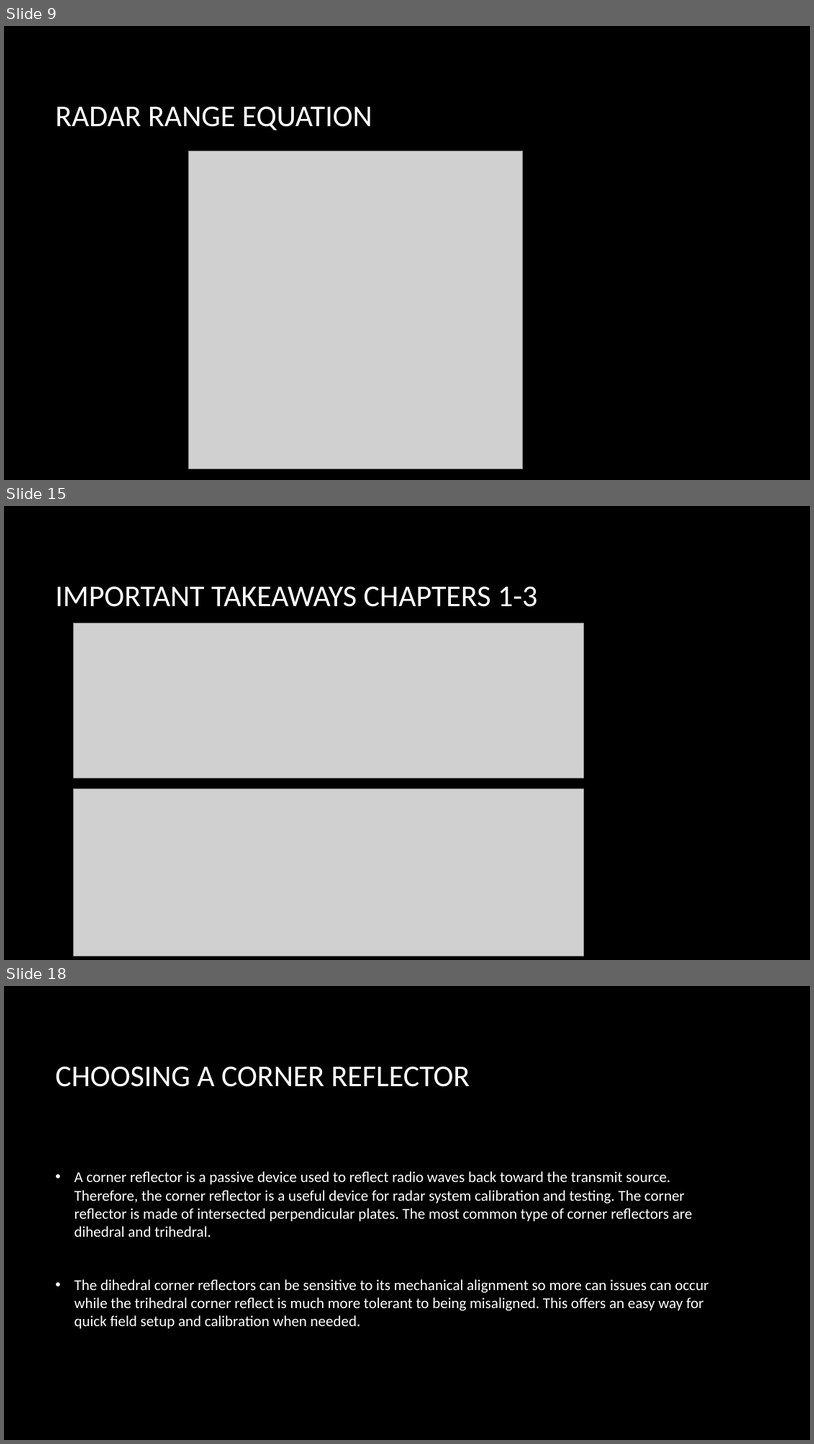
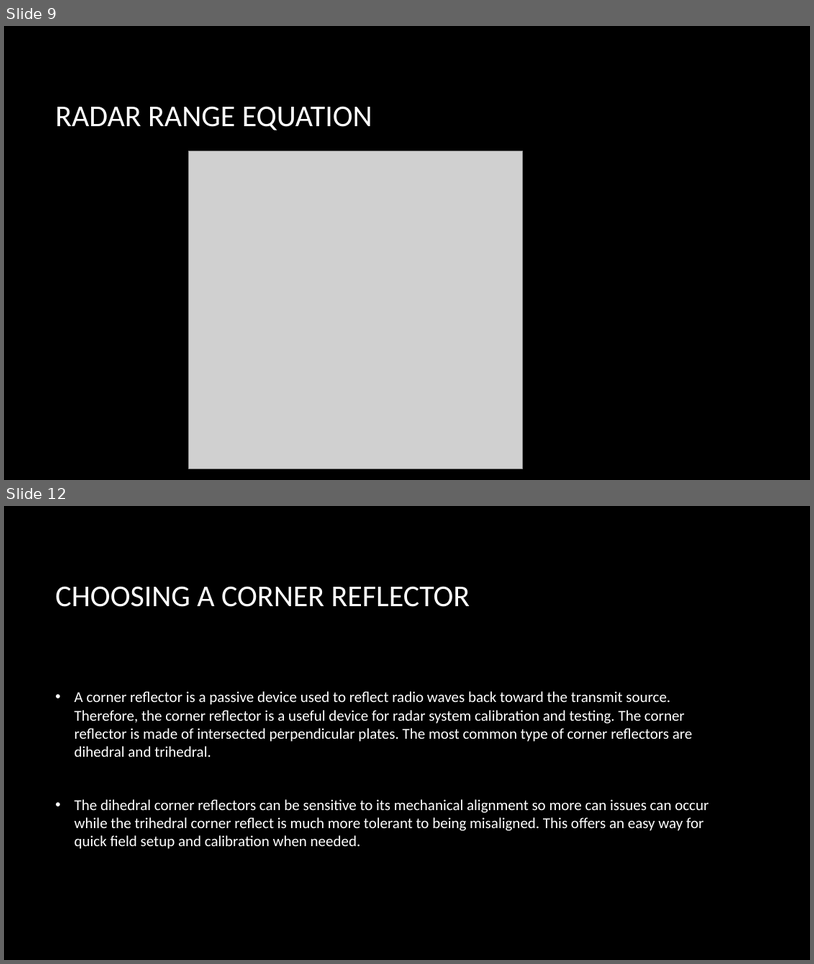
Before and after one commit to level2fast/uavsarlite-demo, a slide deck: UAVSAR LITE_Sprint4.pptx. Shown one above the other, each under a label of ours: slides 9, 15 and 18 before the commit, slides 9 and 12 after it; the slides between them are not shown. The pictures are 814x1444 and 814x964 pixels, drawn with LibreOffice and Linux fonts; fonts in the diff are those of the drawing; grey boxes stand for pictures; background and template pictures are left out. Boxes give left, top, right and bottom in pixels: in the first picture for what was removed or moved away, otherwise in the second. Text is boxed around its words. In the diff, an @@ line names an element or a change of style, - is before the commit and + after.

```diff
--- a/UAVSAR LITE_Sprint4.pptx
+++ b/UAVSAR LITE_Sprint4.pptx
@@ slide 15 removed at box(4, 506, 810, 960), background picture (left out) @@
@@ title removed at box(55, 586, 538, 607) @@
-IMPORTANT TAKEAWAYS CHAPTERS 1-3
@@ picture removed at box(74, 623, 584, 777) @@
@@ picture removed at box(74, 789, 584, 956) @@
@@ what was slide 18 is now slide 12 @@
```
Also in this commit, not shown: 2 slides changed, 5 other slides removed, 4 other files.
